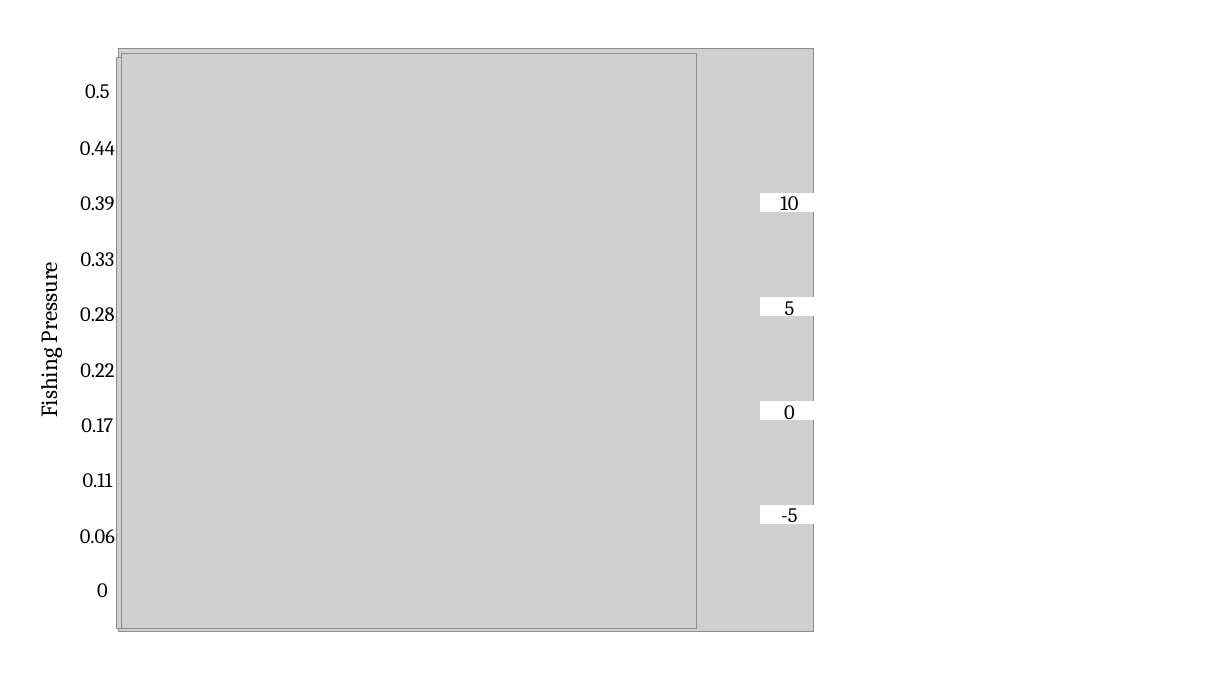
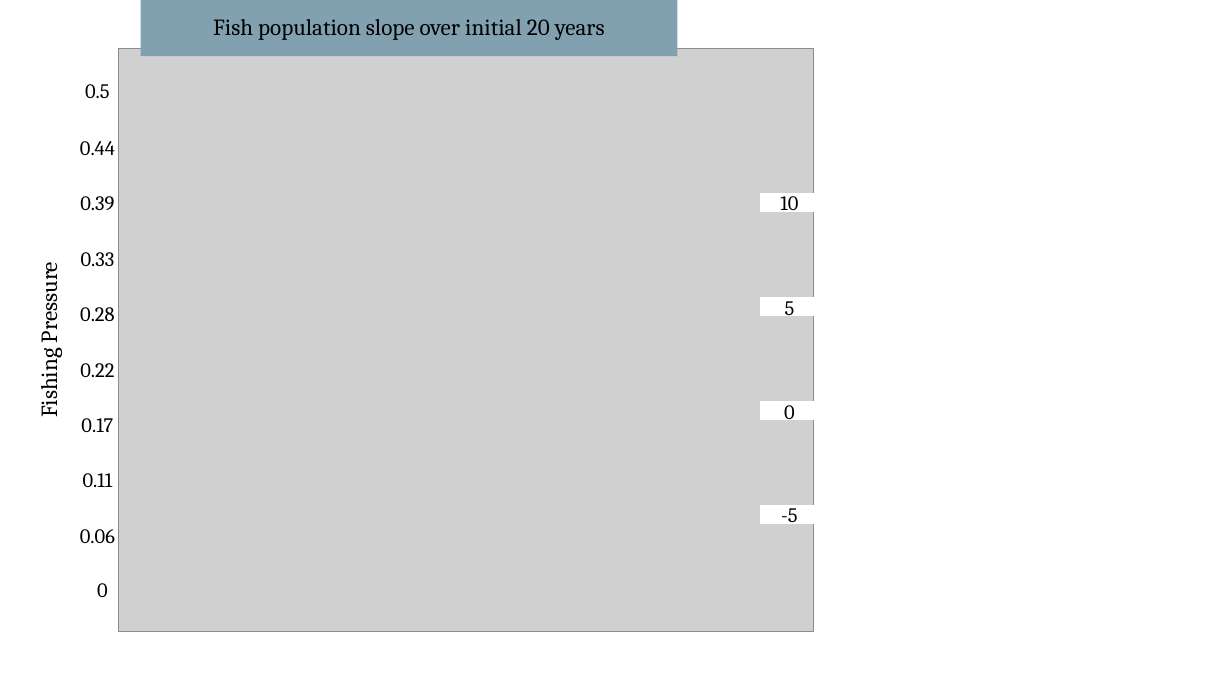
Before and after one commit to d3vynn/MBIO740_AMD, a slide deck: slide 9 of output/Figures/Figs.pptx. Drawn at 1232x693 pixels with LibreOffice and Linux fonts; fonts in the diff are those of the drawing; grey boxes stand for pictures. Boxes give left, top, right and bottom in pixels: in the first picture for what was removed or moved away, otherwise in the second. Text is boxed around its words. In the diff, an @@ line names an element or a change of style, - is before the commit and + after.

```diff
--- a/output/Figures/Figs.pptx
+++ b/output/Figures/Figs.pptx
@@ rectangle added at (x1=140, y1=0, x2=677, y2=56), fill #81A1B1, 18 pt, text #000000 @@
+Fish population slope over initial 20 years
@@ picture removed at (x1=116, y1=58, x2=691, y2=628) @@
@@ picture removed at (x1=122, y1=54, x2=697, y2=629) @@
```
Also in this commit, not shown: 1 slide added, 1 slide removed, 7 other files.
